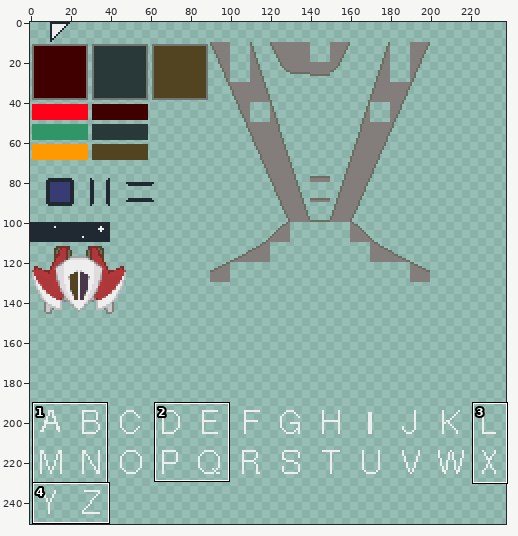
Sprite sheet, stored at cartridge/resources/1_10x10.png. Above, an overview of the earlier version with the close-up marked.
Close-up. Earlier state:
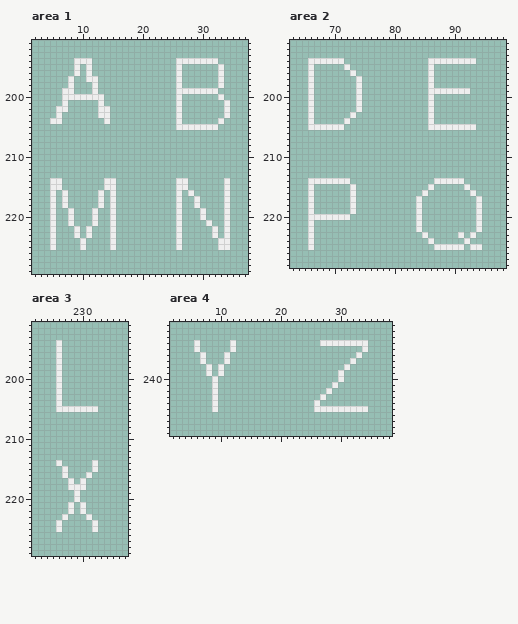
The file is 256x256 pixels. Shown: area 1: x 2..37, y 191..229; area 2: x 63..98, y 191..228; area 3: x 222..237, y 191..229; area 4: x 2..38, y 231..249. The wide view leaves out empty margins. The commit also changed other parts of the picture, which this record leaves out.
And afterwards:
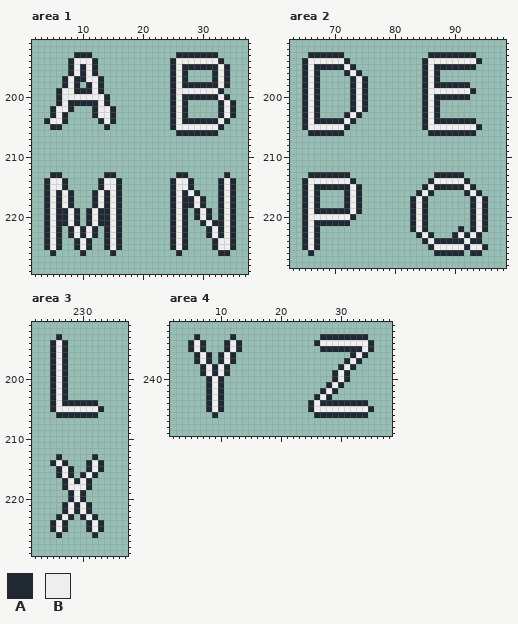
Palette (. is transparent): A #202831  B #eeeeee
The edit:
Changed rows in their new state; - is an unchanged pixel.
Area 1:
first column x 4:
193 -----AAA--------------AAAAAAA---
194 ----A---A------------A-------A--
195 ----A-A-A------------A-AAAAAA-A-
196 ----A-A-A------------A-A----A-A-
197 ---A-AA--A-----------A-A----A-A-
198 ---A-A-A-A-----------A-AAAAAA-A-
199 --A--AAA-A-----------A-------A--
200 --A-------A----------A-AAAAAA-A-
201 --A-AAAAA-A----------A-A-----A-A
202 -A--A---A--A---------A-A-----A-A
203 -A-A----A--A---------A-A-----A-A
204 A--A-----A-A---------A-AAAAAA-A-
205 -AA-------A----------A-------A--
206 ----------------------AAAAAAA---
first column x 4:
213 -AA-------AA----------AA------A-
214 A--A-----A--A--------A--A----A-A
215 A--A-----A--A--------A--A----A-A
216 A-A-A---A-A-A--------A-A-A---A-A
217 A-A-A---A-A-A--------A-AA-A--A-A
218 A-A-A---A-A-A--------A-AA-A--A-A
219 A-AA-A-A-AA-A--------A-A-A-A-A-A
220 A-AA-A-A-AA-A--------A-A-A-A-A-A
221 A-AA-A-A-AA-A--------A-A--A-AA-A
222 A-A-A-A-A-A-A--------A-A---A-A-A
223 A-A-A-A-A-A-A--------A-A---A-A-A
224 A-A--A-A--A-A--------A-A----A--A
225 A-A--A-A--A-A--------A-A----A--A
226 -A----A----A----------A------AA-
Area 2:
first column x 65:
193 -AAAAAA--------------AAAAAAAA-
194 A------A------------A--------A
195 A-AAAAA-A-----------A-AAAAAAA-
196 A-A----A-A----------A-A-------
197 A-A-----A-A---------A-A-------
198 A-A-----A-A---------A-AAAAAA--
199 A-A-----A-A---------A-------A-
200 A-A-----A-A---------A-AAAAAA--
201 A-A-----A-A---------A-A-------
202 A-A-----A-A---------A-A-------
203 A-A----A-A----------A-A-------
204 A-AAAAA-A-----------A-AAAAAAA-
205 A------A------------A--------A
206 -AAAAAA--------------AAAAAAAA-
first column x 65:
213 -AAAAAAA--------------AAAAA----
214 A-------A------------A-----A---
215 A-AAAAAA-A----------A-AAAAA-A--
216 A-A----A-A---------A-A-----A-A-
217 A-A----A-A--------A-A-------A-A
218 A-A----A-A--------A-A-------A-A
219 A-AAAAAA-A--------A-A-------A-A
220 A-------A---------A-A-------A-A
221 A-AAAAAA----------A-A-------A-A
222 A-A---------------A-A-----A-A-A
223 A-A----------------A-A---A-A-A-
224 A-A-----------------A-AAAAA-AA-
225 A-A------------------A-----A--A
226 -A--------------------AAAAA-AA-
Area 3:
first column x 225:
193 -A-------
194 A-A------
195 A-A------
196 A-A------
197 A-A------
198 A-A------
199 A-A------
200 A-A------
201 A-A------
202 A-A------
203 A-A------
204 A-AAAAAA-
205 A-------A
206 -AAAAAAA-
first column x 225:
213 -A-----A-
214 A-A---A-A
215 -A-A--A-A
216 -A-A-A-A-
217 --A-A-A--
218 --A---A--
219 ---A-A---
220 ---A-A---
221 --A-A-A--
222 --A-A-A--
223 -A-A-A-A-
224 A-A---A-A
225 A-A---A-A
226 -A-----A-
Area 4:
first column x 5:
233 -A-----A--------------AAAAAAAA-
234 A-A---A-A------------A--------A
235 A-A---A-A-------------AAAAAAA-A
236 -A-A-A-A-------------------A-A-
237 -A-A-A-A------------------A-A--
238 --A-A-A------------------A-A---
239 --A-A-A-----------------A-A----
240 ---A-A------------------A-A----
241 ---A-A-----------------A-A-----
242 ---A-A----------------A-A------
243 ---A-A---------------A-A-------
244 ---A-A--------------A-AAAAAAAA-
245 ---A-A--------------A---------A
246 ----A----------------AAAAAAAAA-
